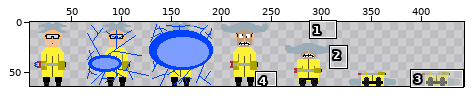
Sprite sheet, stored at Janiterror/core/assets/floor/mad-death-v2.png. Above: a wide view before the commit, with the close-up outlined.
Close-up. Before the edit:
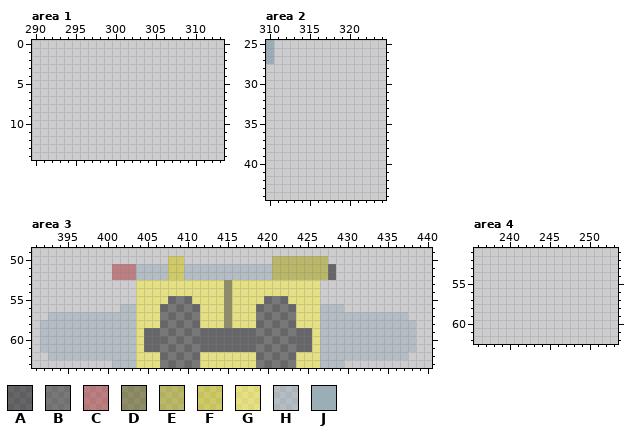
The file is 512x64 pixels. Shown: area 1: x 290..313, y 0..14; area 2: x 310..324, y 25..44; area 3: x 391..440, y 49..63; area 4: x 236..253, y 51..62. The wide view leaves out empty margins. The commit also changed other parts of the picture, which this record leaves out.
Palette (. is transparent): A #00000080  B #24232380  C #ac323280  D #524e0080  E #aaa20080  F #d0c60080  G #fbf23680  H #9badb780  J #9badb7
Now the later version:
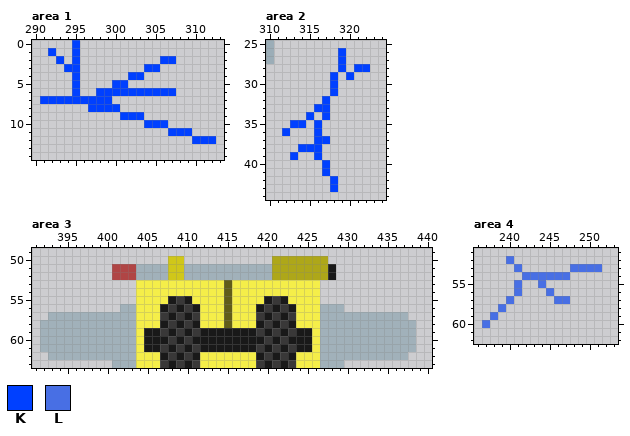
Colours new in this view: K #0040ff  L #486fe4
From old to new:
Colour A changes from #00000080 to #000000e0.
Colour B changes from #24232380 to #242323e0.
Colour C changes from #ac323280 to #ac3232e0.
Colour D changes from #524e0080 to #524e00e0.
Colour E changes from #aaa20080 to #aaa200e0.
Colour F changes from #d0c60080 to #d0c600e0.
Colour G changes from #fbf23680 to #fbf236e0.
Colour H changes from #9badb780 to #9badb7e0.
Area 1:
The edit adds colour K in row 0 at x 295; in row 1 at x 292 and 295; in row 2 at x 293, 295 and 306 to 307; in row 3 at x 294 to 295 and 304 to 305; in row 4 at x 295 and 302 to 303; in row 5 at x 295 and 300 to 301.
The edit adds colour K in row 6 at x 295 and 298 to 307; in row 7 at x 291 to 299; in row 8 at x 297 to 300; in row 9 at x 301 to 303; in row 10 at x 304 to 306; in row 11 at x 307 to 309.
The edit adds colour K in row 12 at x 310 to 312.
Area 2:
The edit adds colour K in rows 26 to 27 at x 319; in row 28 at x 319 and 321 to 322; in row 29 at x 318 and 320; in rows 30 to 31 at x 318; in row 32 at x 317; in row 33 at x 316 to 317.
The edit adds colour K in row 34 at x 315 and 317; in row 35 at x 313 to 314 and 316; in row 36 at x 312 and 316; in row 37 at x 316 to 317; in row 38 at x 314 to 316; in row 39 at x 313 and 316.
The edit adds colour K in rows 40 to 41 at x 317; in rows 42 to 43 at x 318.
Area 4:
The edit adds colour L in row 52 at x 240; in row 53 at x 241 and 248 to 251; in row 54 at x 242 to 247; in row 55 at x 241 and 244; in row 56 at x 241 and 245; in row 57 at x 240 and 246 to 247.
The edit adds colour L in row 58 at x 239; in row 59 at x 238; in row 60 at x 237.
Pixel boxes of the changes (left, top, right, bottom) in both close-ups:
added: (40, 40, 216, 144)
added: (282, 48, 370, 192)
changed: (40, 256, 416, 368)
added: (482, 256, 602, 328)
